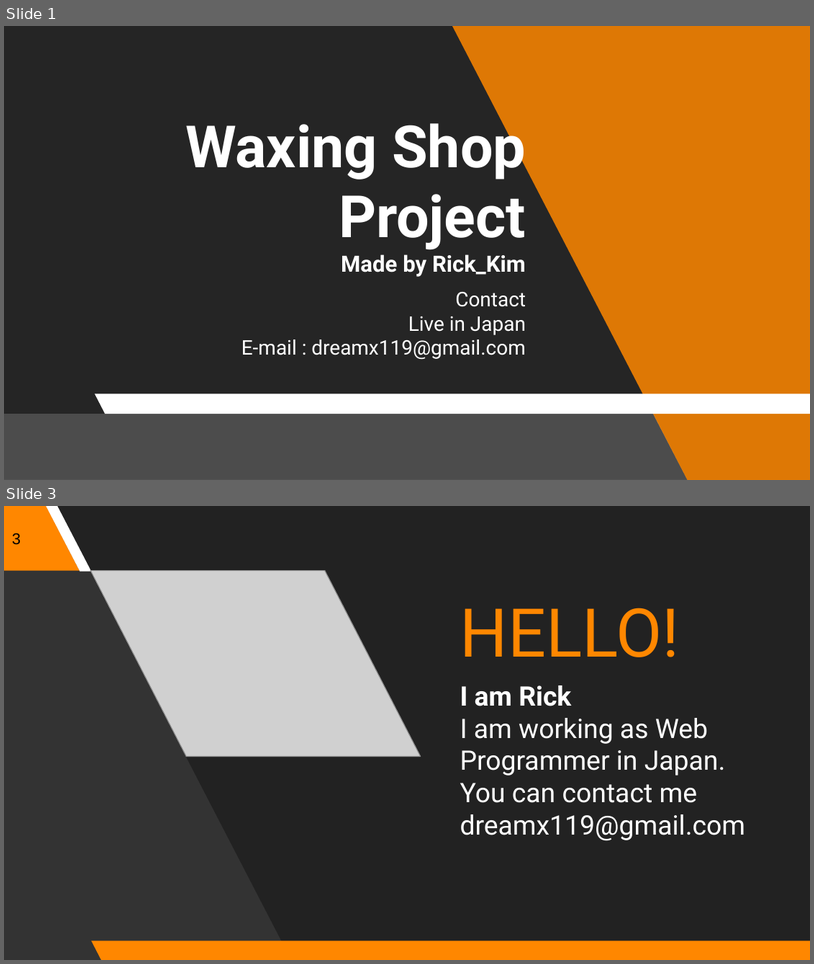
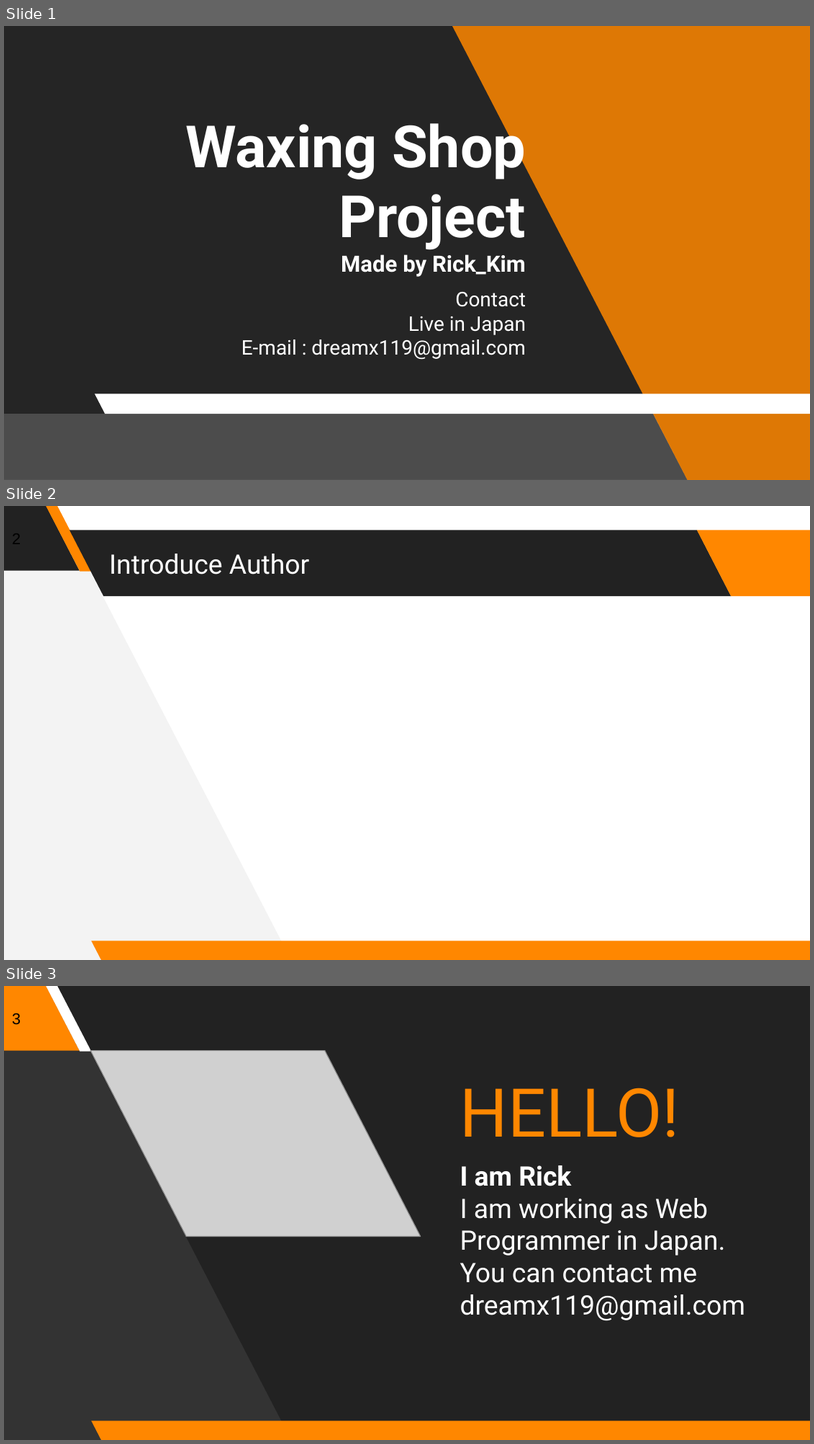
Before and after one commit to Rick00Kim/Kururu_Documents, a slide deck: Waxing_Ver_02_Documents/01_Index/Waxing_Ver_02_Index.pptx. Shown one above the other, each under a label of ours: slides 1 and 3 before the commit, slides 1, 2 and 3 after it; the slides between them are not shown. The pictures are 814x964 and 814x1444 pixels, drawn with LibreOffice and Linux fonts; fonts in the diff are those of the drawing; grey boxes stand for pictures; background and template pictures are left out; a plain dark background stands for a picture behind light text. Boxes give left, top, right and bottom in pixels: in the first picture for what was removed or moved away, otherwise in the second. Text is boxed around its words. In the diff, an @@ line names an element or a change of style, - is before the commit and + after.

```diff
--- a/Waxing_Ver_02_Documents/01_Index/Waxing_Ver_02_Index.pptx
+++ b/Waxing_Ver_02_Documents/01_Index/Waxing_Ver_02_Index.pptx
@@ slide 2 added at (x1=4, y1=506, x2=810, y2=960), background #FFFFFF; not listed: 1 template element that a slide beside it also shows @@
@@ freeform shape added at (x1=4, y1=506, x2=291, y2=960), fill #F3F3F3 @@
@@ parallelogram added at (x1=4, y1=506, x2=79, y2=571), fill #222222 @@
@@ parallelogram added at (x1=46, y1=506, x2=92, y2=572), fill #FF8700 @@
@@ parallelogram added at (x1=70, y1=530, x2=731, y2=596), fill #222222 @@
@@ parallelogram added at (x1=697, y1=530, x2=810, y2=596), fill #FF8700 @@
@@ title added at (x1=109, y1=554, x2=309, y2=574), 24 pt, text #FFFFFF @@
+Introduce Author
```
Also in this commit, not shown: 1 slide removed, 6 other files.
